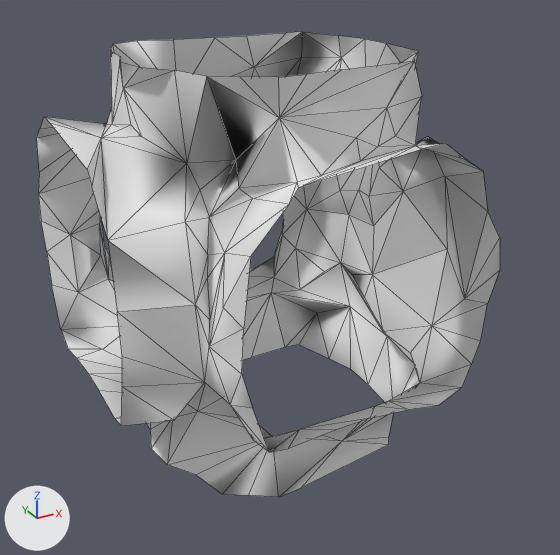
One commit to the glTF model Rogue-Robots/Assets/Models/ModularBlocks/5NoSideConnector_Col.gltf: the scene before it, then after it.
One viewpoint serves both versions: a camera (50 mm lens) standing at (-4.55, -8.79, 6.23) and looking at (0.02, -0.49, 2.08). Lighting does not change. The marker at lower left points along +X, +Y and +Z. Mesh edges are drawn as thin lines. Vertices at the same position are counted once.

Objects in the first picture: '5NoSideConnector_Col'.
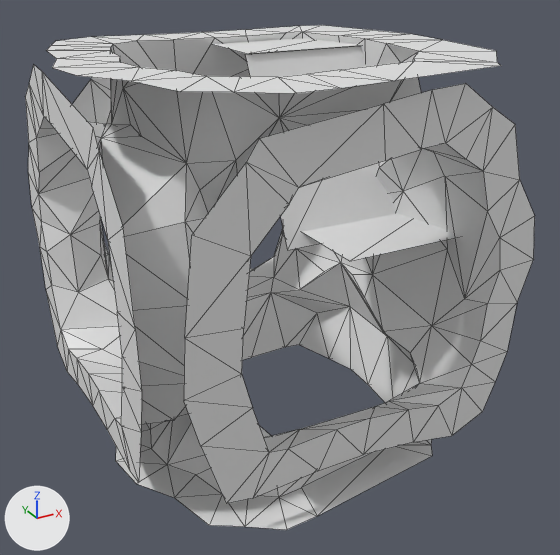
What differs and where, as boxes [x1, y1, x2, y2] in the pictures (560 x 555 px):
'5NoSideConnector_Col', reshaped (10% wider, 9% taller): before [37, 32, 500, 497]; after [25, 25, 535, 530]
part 1 of me_scene_004, added: after [25, 25, 535, 530]

What changed in the scene script:
```text
Change me_scene_004:
    used by ob_5nosideconnector_col; location = (0.0, 0.0, 0.0)
    remove me_scene_004.from_pydata(...)  # 243 vertices, 379 faces; spans x -2.5..1.94, y -2.5..2.5, z 0.0..5.0
    add me_scene_004.from_pydata(...)  # 369 vertices, 613 faces; spans x -2.66..2.53, y -2.96..2.5, z 0.0..5.0
    me_scene_004 part 1
    126 vertices are added at x -2.66..2.53, y -2.96..2.5, z 0.0..5.0
    234 new faces join them
    me_scene_004 part 2: the surface is now shaded flat
```
